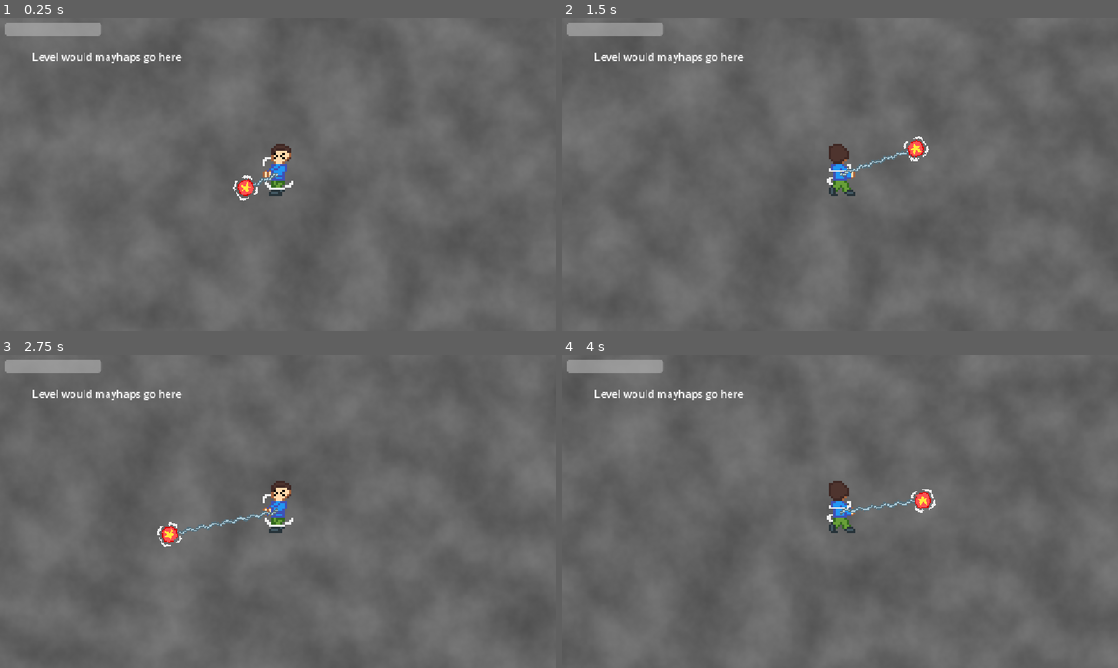
Above: before the commit, frames 1-4 (two rows, left to right).
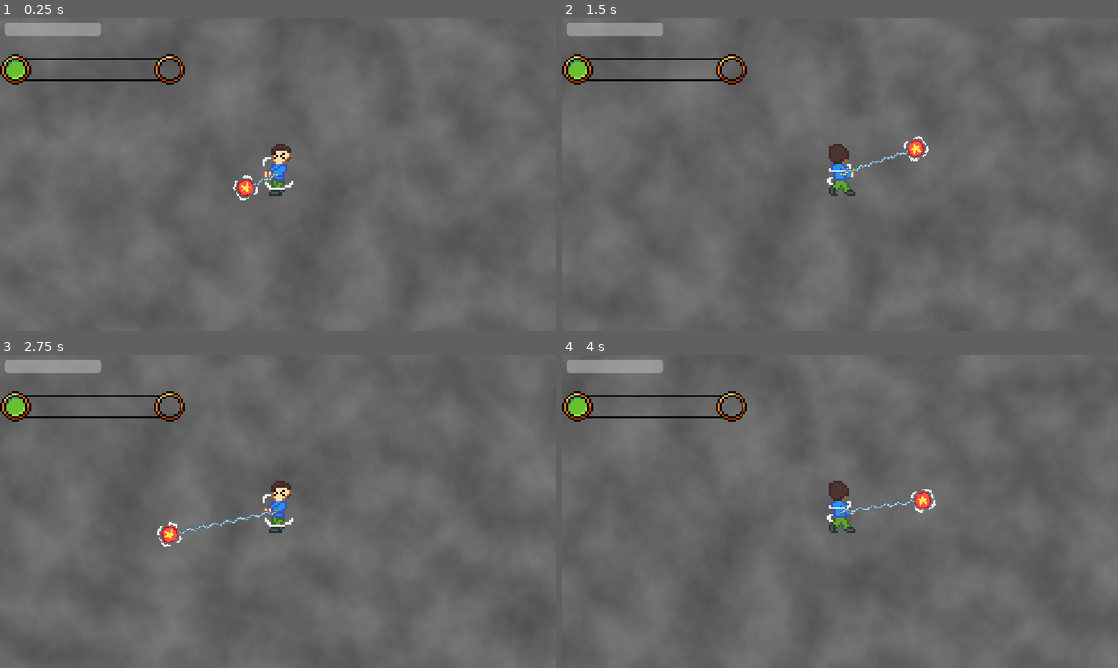
Above: after the commit, the same moments.

Repository: butteredsaltedtoast/super-miku-ball
Game: Godot game, scene res://levels/main_arena.tscn
The game is run twice, just before and just after one commit, with the same random seed, the same clock (stepped at 60 frames per second) and the same inputs.
Inputs:
- Up to frame 1 (0.25 s): no input
- Up to frame 2 (1.5 s): hold Right (arrow_right) 0.53-1.28 s; hold Z (primary) 0.53-1.28 s; hold Down (arrow_down) from 1.28 s (still down); tap Z (primary) at 1.35 s
- Up to frame 3 (2.75 s): release Down (arrow_down) at 2.03 s; hold Right (arrow_right) from 2.03 s (still down); hold Z (primary) from 2.03 s (still down)
- Up to frame 4 (4 s): release Right (arrow_right) at 2.78 s; release Z (primary) at 2.78 s; hold Up (arrow_up) 2.78-3.53 s; tap Z (primary) at 2.85 s; hold Left (arrow_left) from 3.53 s (still down); hold Z (primary) from 3.53 s (still down)

The runs differ from the first frame. In frame 1, 1.1% of the frame differs, in the area x 0-34%, y 11-22%; in frame 2, 1.1%; in frame 3, 1.1%; in frame 4, 1.1%.

Commit message:
add xp and leveling, nerfed enemy hp to 75

Diff:
--- a/enemies/enemy.gd
+++ b/enemies/enemy.gd
@@ -3,7 +3,7 @@
 class_name Enemy
 
 const SPEED : float = 100.0
-@export var maxHP : float = 100.0
+@export var maxHP : float = 75.0
 var hp : float = maxHP
 var dmgCooldown : float = 0.3
 var cooldownTime : float = dmgCooldown
@@ -31,5 +31,6 @@
 		cooldownTime = 0.0
 		velocity += Vector2(cos(parent.rotation + 0.4)*(SPEED + 35)*speed,sin(parent.rotation + 0.4)*(SPEED + 35)*speed)
 
-	if(hp <= 0):
-		queue_free()
+		if(hp <= 0):
+			GameState.add_xp(1)
+			queue_free()
--- a/globals/game_state.gd
+++ b/globals/game_state.gd
@@ -1,3 +1,13 @@
 extends Node
 var player : CharacterBody2D
 var inMenu = false
+var xp : float = 0
+var xp_to_level : float = 10
+var level : int = 1
+
+func add_xp(amount: float) -> void:
+	xp += amount
+	if xp >= xp_to_level:
+		xp -= xp_to_level
+		level += 1
+		xp_to_level *= 1.5
--- a/levels/main_arena.tscn
+++ b/levels/main_arena.tscn
@@ -2,8 +2,11 @@
 
 [ext_resource type="PackedScene" uid="uid://1u0smn0lybkw" path="res://player/player.tscn" id="1_y4kg7"]
 [ext_resource type="PackedScene" uid="uid://b35xhio7qch3f" path="res://enemies/enemy.tscn" id="2_qpncq"]
+[ext_resource type="Texture2D" uid="uid://cew0f2jvq1cue" path="res://Sprites/UI/EmptyEXPBar.png" id="3_h7b1e"]
 [ext_resource type="Script" uid="uid://doil4lbse1hkc" path="res://levels/progress_bar.gd" id="3_qpncq"]
+[ext_resource type="Texture2D" uid="uid://cu7vdoh6jk3y4" path="res://Sprites/UI/FullEXPBar.png" id="4_dqqgg"]
 [ext_resource type="PackedScene" uid="uid://ckhqk24xwa3y7" path="res://enemies/nutcracker.tscn" id="4_rjpa6"]
+[ext_resource type="Script" uid="uid://b5vxvpmnfs7f2" path="res://levels/xp_bar.gd" id="5_dqqgg"]
 [ext_resource type="Script" uid="uid://irgrckwqv56x" path="res://levels/spawner.gd" id="5_ijwil"]
 
 [sub_resource type="Gradient" id="Gradient_m1orj"]
@@ -51,6 +54,15 @@
 horizontal_alignment = 1
 vertical_alignment = 1
 
+[node name="XPBar" type="TextureProgressBar" parent="UI" unique_id=1511770443]
+offset_top = 75.0
+offset_right = 96.0
+offset_bottom = 115.0
+scale = Vector2(4, 4)
+texture_under = ExtResource("3_h7b1e")
+texture_progress = ExtResource("4_dqqgg")
+script = ExtResource("5_dqqgg")
+
 [node name="Spawner" type="Node2D" parent="." unique_id=607718019]
 script = ExtResource("5_ijwil")
 enemy_scenes = Array[PackedScene]([ExtResource("2_qpncq"), ExtResource("4_rjpa6")])
--- /dev/null
+++ b/levels/xp_bar.gd
@@ -0,0 +1,5 @@
+extends TextureProgressBar
+
+func _process(delta: float) -> void:
+	max_value = GameState.xp_to_level
+	value = GameState.xp
--- a/player/player.gd
+++ b/player/player.gd
@@ -21,6 +21,9 @@
 var string_time : float = 0.0
 func _ready() -> void:
 	GameState.player = self
+	GameState.level = 1
+	GameState.xp = 0
+	GameState.xp_to_level = 10
 	anim_sprite.play("default")
 
 func _physics_process(delta: float) -> void:
--- a/player/player.tscn
+++ b/player/player.tscn
@@ -196,23 +196,6 @@
 zoom = Vector2(0.9, 0.9)
 process_callback = 0
 
-[node name="Gooey (GUI)" type="Control" parent="Camera2D" unique_id=852686653]
-layout_mode = 3
-anchors_preset = 0
-offset_left = -576.0
-offset_top = -324.0
-offset_right = 576.0
-offset_bottom = 324.0
-
-[node name="Level" type="Label" parent="Camera2D/Gooey (GUI)" unique_id=1558608612]
-layout_mode = 0
-offset_left = 10.0
-offset_top = 35.0
-offset_right = 239.0
-offset_bottom = 58.0
-scale = Vector2(1.5, 1.5)
-text = "Level would mayhaps go here"
-
 [node name="Hurtbox" type="Area2D" parent="." unique_id=778289037]
 
 [node name="CollisionShape2D" type="CollisionShape2D" parent="Hurtbox" unique_id=1320940085]
Binary file added: Sprites/UI/EmptyEXPBar.png
Not shown, added: Sprites/UI/EmptyEXPBar.png.import
Binary file added: Sprites/UI/FullEXPBar.png
Not shown, added: Sprites/UI/FullEXPBar.png.import
Not shown, added: levels/xp_bar.gd.uid
